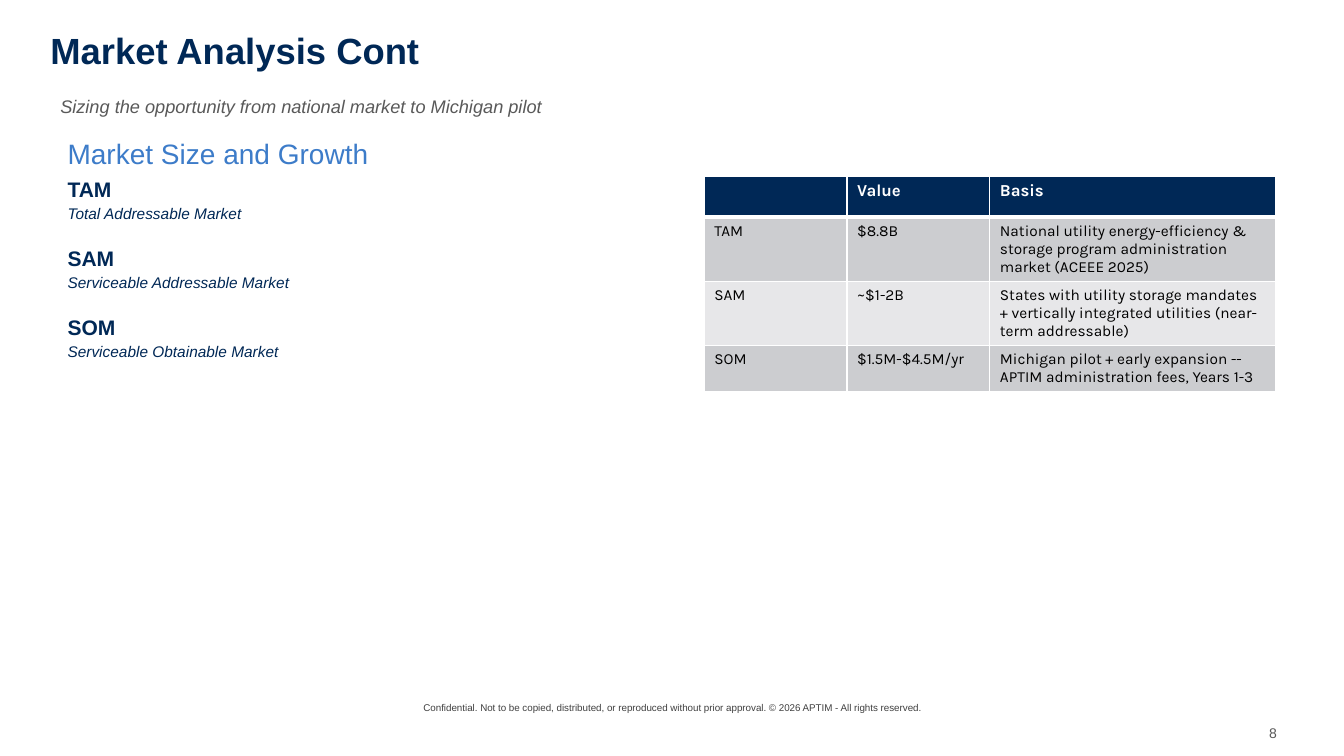
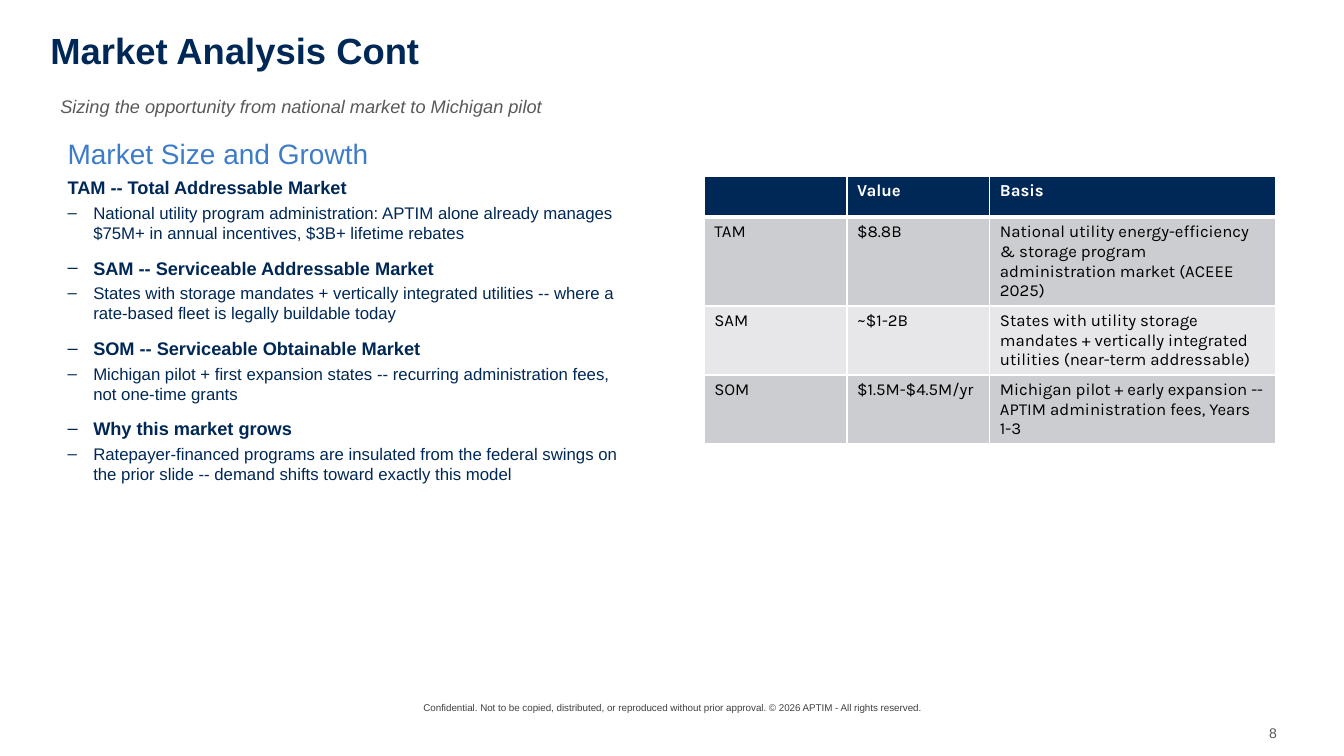
Before and after one commit to graseeuh/HERMES, a slide deck: slide 8 of Group_1_STRIVE_Presentation.pptx. Drawn at 1344x756 pixels with LibreOffice and Linux fonts; fonts in the diff are those of the drawing; background and template pictures are left out. Boxes give left, top, right and bottom in pixels: in the first picture for what was removed or moved away, otherwise in the second. Text is boxed around its words. In the diff, an @@ line names an element or a change of style, - is before the commit and + after.

```diff
--- a/Group_1_STRIVE_Presentation.pptx
+++ b/Group_1_STRIVE_Presentation.pptx
@@ table at (x1=705, y1=176, x2=1277, y2=438) @@
@@ size 11 to 12 pt @@
@@ text at (x1=68, y1=180, x2=617, y2=484): text changed; size 11 to 12 pt; italic off @@
-TAM
-Total Addressable Market
-SAM
-Serviceable Addressable Market
-SOM
-Serviceable Obtainable Market
+TAM -- Total Addressable Market
+– National utility program administration: APTIM alone already manages $75M+ in annual incentives, $3B+ lifetime rebates
+– SAM -- Serviceable Addressable Market
+– States with storage mandates + vertically integrated utilities -- where a rate-based fleet is legally buildable today
+– SOM -- Serviceable Obtainable Market
+– Michigan pilot + first expansion states -- recurring administration fees, not one-time grants
+– Why this market grows
+– Ratepayer-financed programs are insulated from the federal swings on the prior slide -- demand shifts toward exactly this model
```
Also in this commit, not shown: 5 other slides changed.
